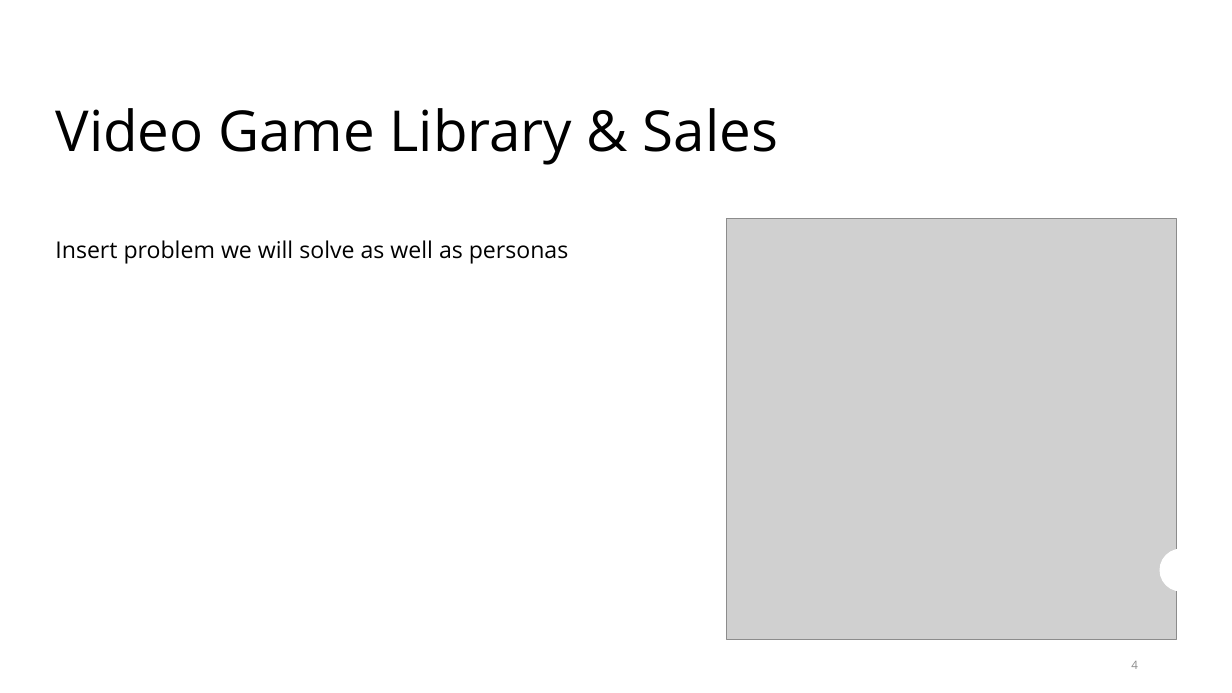
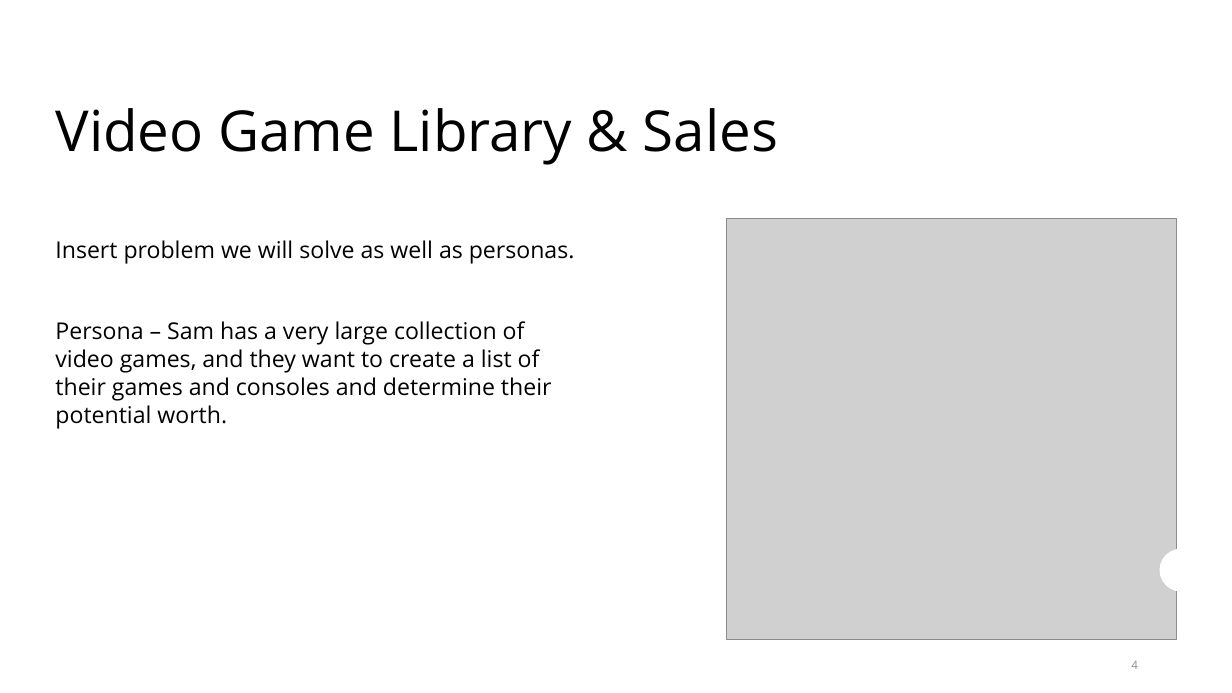
Before and after one commit to MrChiff/CSC289, a slide deck: slide 4 of LLAMA Inc.pptx. Drawn at 1232x693 pixels with LibreOffice and Linux fonts; fonts in the diff are those of the drawing; grey boxes stand for pictures. Boxes give left, top, right and bottom in pixels: in the first picture for what was removed or moved away, otherwise in the second. Text is boxed around its words. In the diff, an @@ line names an element or a change of style, - is before the commit and + after.

```diff
--- a/LLAMA Inc.pptx
+++ b/LLAMA Inc.pptx
@@ text at box(55, 240, 575, 428): text changed @@
-Insert problem we will solve as well as personas
+Insert problem we will solve as well as personas.
+Persona – Sam has a very large collection of video games, and they want to create a list of their games and consoles and determine their potential worth.
```
Also in this commit, not shown: 1 other slide changed, 1 other file.
